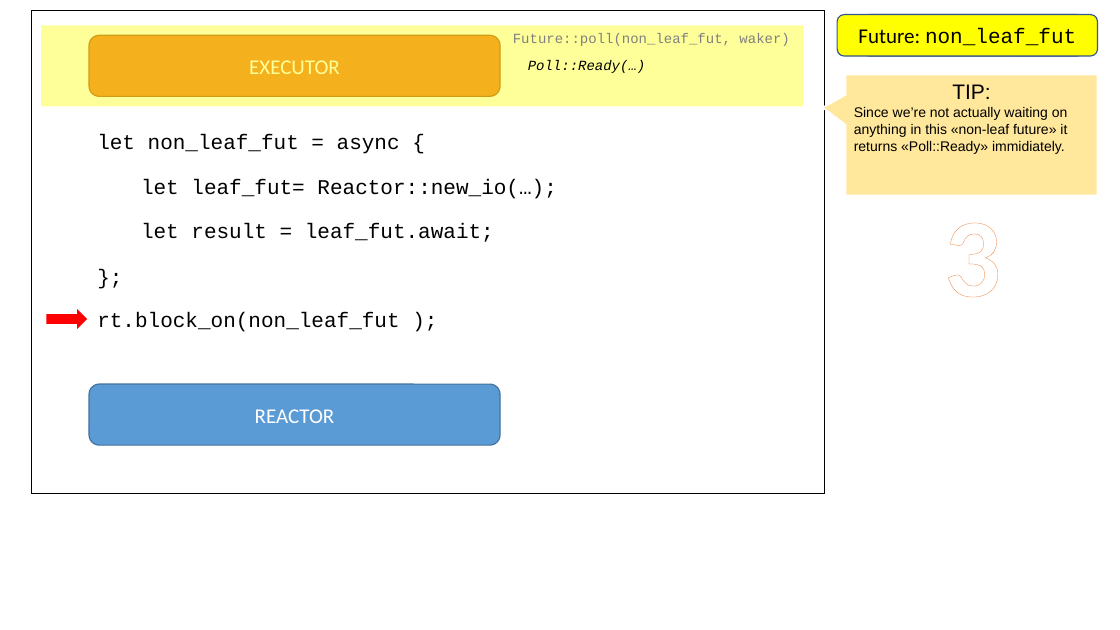
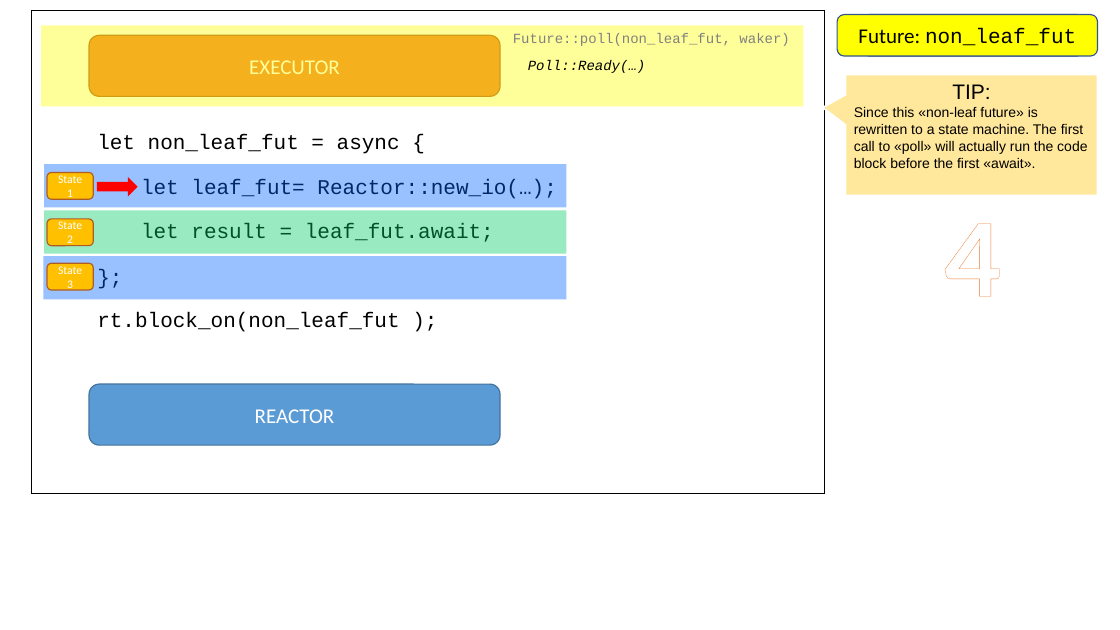
Before and after one commit to pedromfedricci/books-futures-explained, a slide deck: slide 5 of resources/futures_animation.pptx (slide 4 before the commit). Drawn at 1120x630 pixels with LibreOffice and Linux fonts; fonts in the diff are those of the drawing. Boxes give left, top, right and bottom in pixels: in the first picture for what was removed or moved away, otherwise in the second. Text is boxed around its words. In the diff, an @@ line names an element or a change of style, - is before the commit and + after.

```diff
--- a/resources/futures_animation.pptx
+++ b/resources/futures_animation.pptx
@@ text in speech box at [854,107,1087,168]: text changed @@
-Since we’re not actually waiting on anything in this «non-leaf future» it returns «Poll::Ready» immidiately.
+Since this «non-leaf future» is rewritten to a state machine. The first call to «poll» will actually run the code block before the first «await».
@@ rectangle added at [45,164,567,208], fill #0066FF at 40% opacity @@
@@ rounded rectangle added at [47,172,93,199], fill #FFC000, outline #AF5C24 1 pt, 10 pt, text #FFFFFF @@
+State 1
@@ right arrow: place and size @@
-right arrow at [47,311,87,328]
+right arrow at [97,178,137,195]
@@ 3 rectangles: place and size @@
-3 rectangles at [97,179,556,332]
+3 rectangles at [89,170,666,336]
@@ rectangle added at [45,210,567,254], fill #00CC66 at 40% opacity @@
@@ rounded rectangle added at [47,219,93,246], fill #FFC000, outline #AF5C24 1 pt, 10 pt, text #FFFFFF @@
+State 2
@@ text at [944,223,1001,297]: text changed @@
-3
+4
@@ rectangle added at [44,256,566,300], fill #0066FF at 40% opacity @@
@@ rounded rectangle added at [47,263,93,290], fill #FFC000, outline #AF5C24 1 pt, 10 pt, text #FFFFFF @@
+State 3
```
Also in this commit, not shown: 14 other slides changed, 2 slides added, 25 other files.
